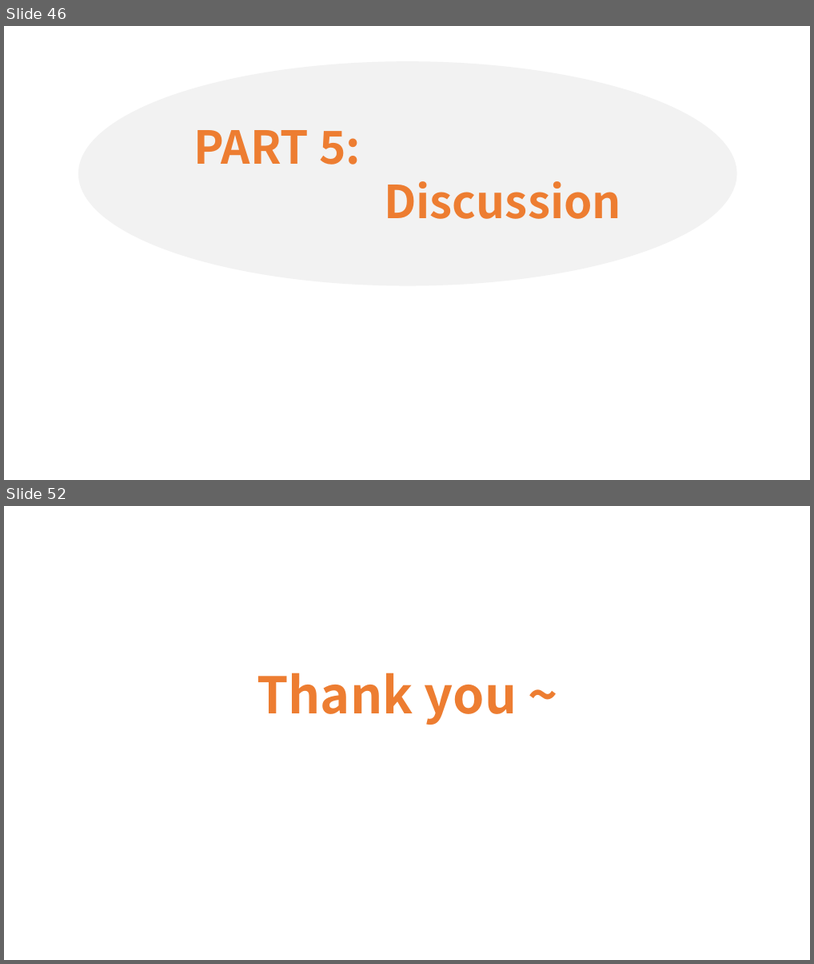
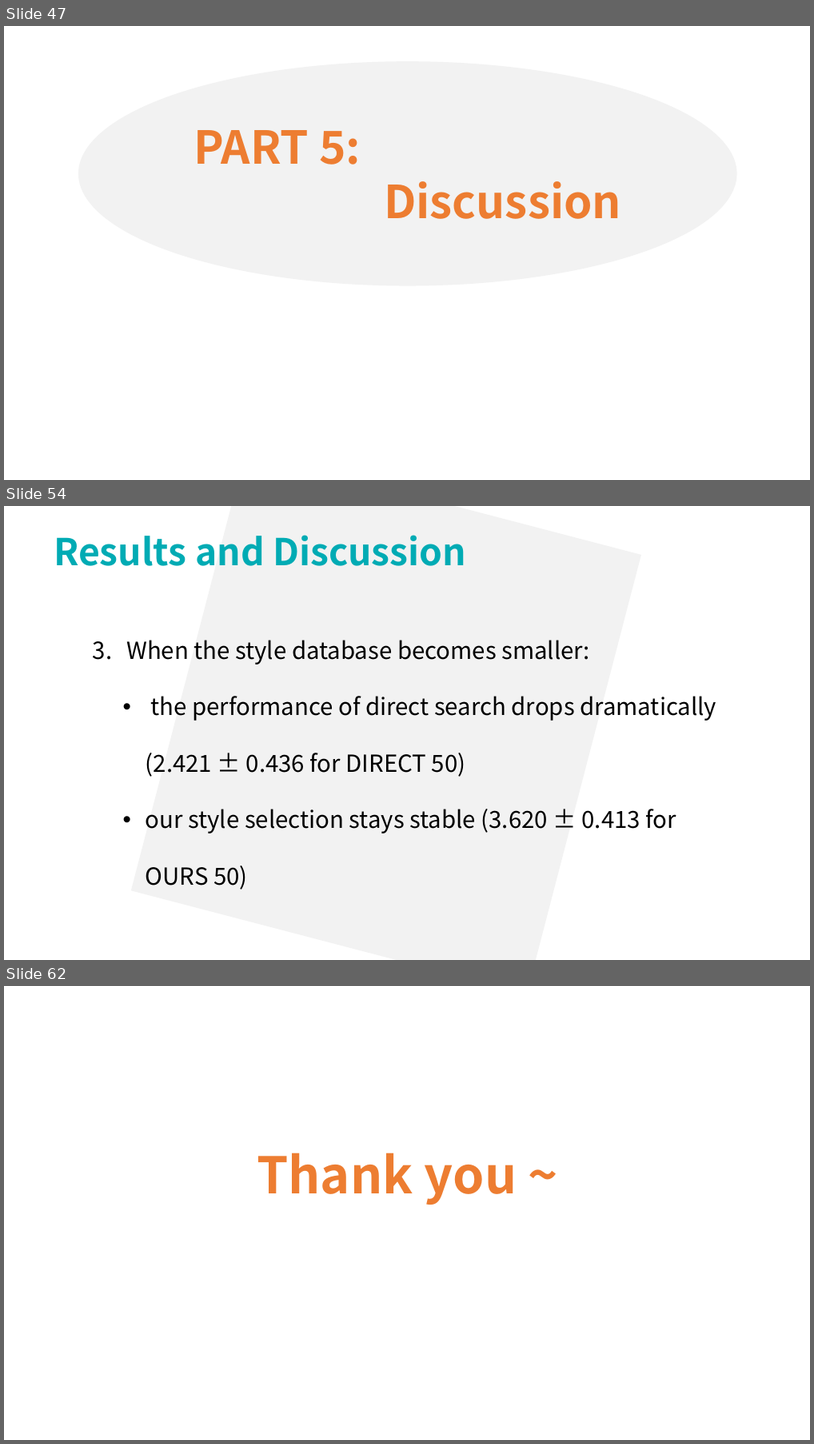
Before and after one commit to lsyoath/sheepy, a slide deck: ComputerVision.pptx. Shown one above the other, each under a label of ours: slides 46 and 52 before the commit, slides 47, 54 and 62 after it; the slides between them are not shown. The pictures are 814x964 and 814x1444 pixels, drawn with LibreOffice and Linux fonts; fonts in the diff are those of the drawing. Boxes give left, top, right and bottom in pixels: in the first picture for what was removed or moved away, otherwise in the second. Text is boxed around its words. In the diff, an @@ line names an element or a change of style, - is before the commit and + after.

```diff
--- a/ComputerVision.pptx
+++ b/ComputerVision.pptx
@@ slide 54 added at bbox=[4, 506, 810, 960], background #FFFFFF @@
@@ rectangle added at bbox=[131, 506, 642, 960], fill #F2F2F2 @@
@@ text added at bbox=[54, 535, 466, 566], 44 pt, text #00ABB4, bold @@
+Results and Discussion
@@ text added at bbox=[126, 640, 717, 889], 28 pt, text #000000 @@
+  3. When the style database becomes smaller:
+    • the performance of direct search drops dramatically (2.421 ± 0.436 for DIRECT 50)
+    • our style selection stays stable (3.620 ± 0.413 for OURS 50)
@@ what was slide 46 is now slide 47 @@
@@ what was slide 52 is now slide 62 @@
```
Also in this commit, not shown: 3 slides changed, 12 other slides added, 3 slides removed.
